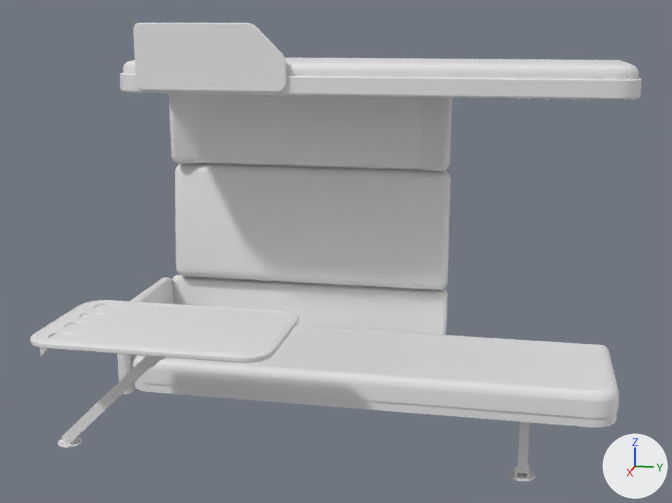
The FBX model Assets/Fbx/Vagon_Stateroom/Vagon_Stateroom_ConductRoom_Furniture_01.fbx as it was, and as the next commit left it.
The view is the same before and after, from a camera (50 mm lens) standing at (10.03, 0.0, 3.07) and looking at (6.95, -0.62, 2.3). The axes (+X, +Y, +Z) are drawn at lower right. The lights are the same throughout. Where no turn or scale is listed for an object, it has been applied to the vertices.

In view in the first picture: 'Vagon_Stateroom_ConductRoom_Furniture_01'.
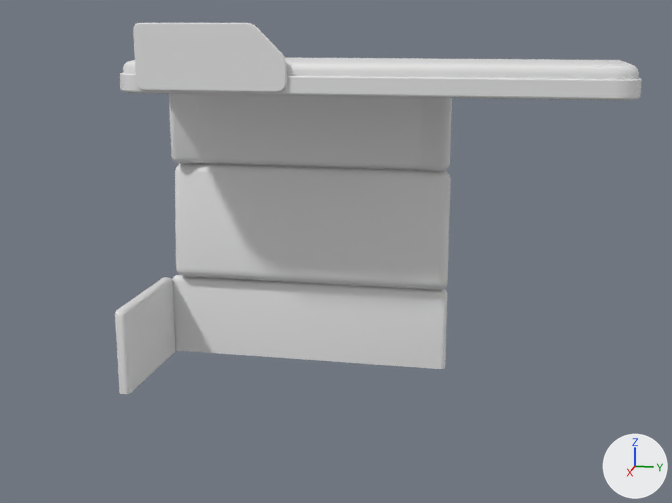
Patch to the scene script:
```diff
--- a/Assets/Fbx/Vagon_Stateroom/Vagon_Stateroom_ConductRoom_Furniture_01.fbx.py
+++ b/Assets/Fbx/Vagon_Stateroom/Vagon_Stateroom_ConductRoom_Furniture_01.fbx.py
@@ me_vagon_stateroom_conductroom_furniture_01 @@
 # used by ob_vagon_stateroom_conductroom_furniture_01; location = (6.353, 0.379, 1.384)
-me_vagon_stateroom_conductroom_furniture_01.from_pydata(...)  # 3152 vertices, 3086 faces; spans x 0.0..1.21, y -1.88..0.0, z 0.0..1.68
+me_vagon_stateroom_conductroom_furniture_01.from_pydata(...)  # 722 vertices, 704 faces; spans x 0.0..0.54, y -1.86..0.0, z 0.3..1.68
+# me_vagon_stateroom_conductroom_furniture_01 part 1: 59 loose pieces with 2430 vertices, spanning x 0.03..1.21, y -1.88..0.0, z 0.0..0.74, are deleted
```

What differs and where, as boxes [x1, y1, x2, y2] in the pictures (672 x 503 px):
'Vagon_Stateroom_ConductRoom_Furniture_01', reshaped (14% narrower, 19% shorter): before [30, 23, 642, 481]; after [115, 23, 642, 394]
part 1 of me_vagon_stateroom_conductroom_furniture_01, deleted: before [30, 300, 619, 481]
